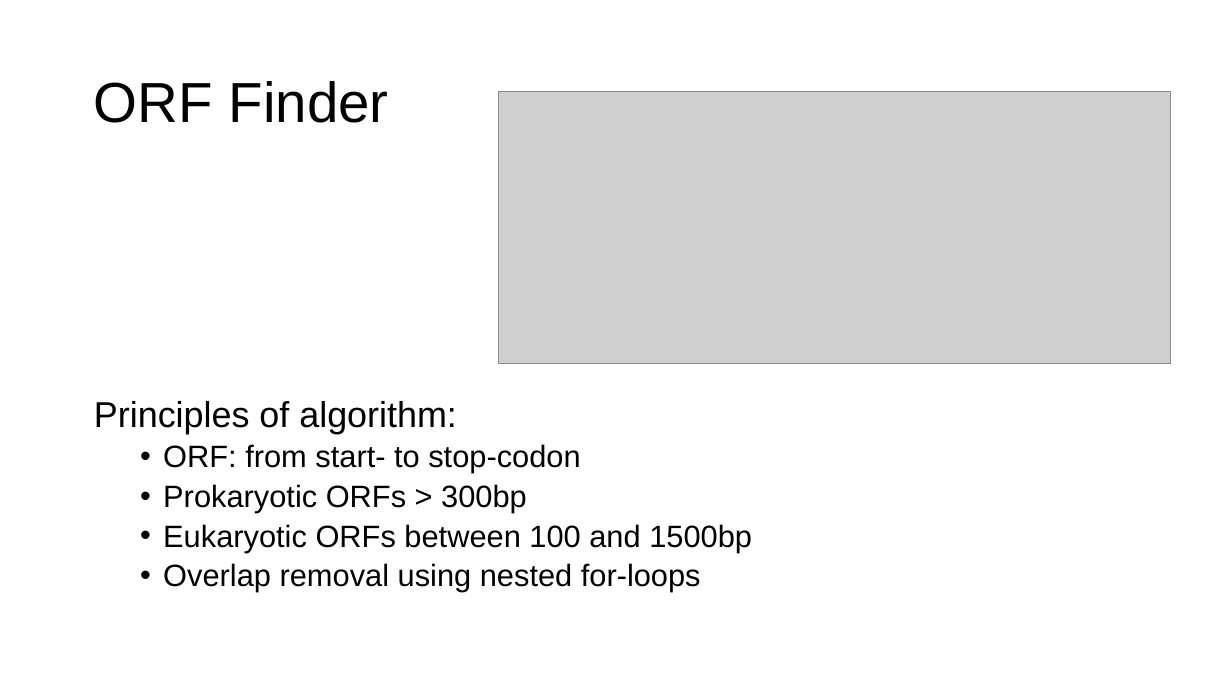
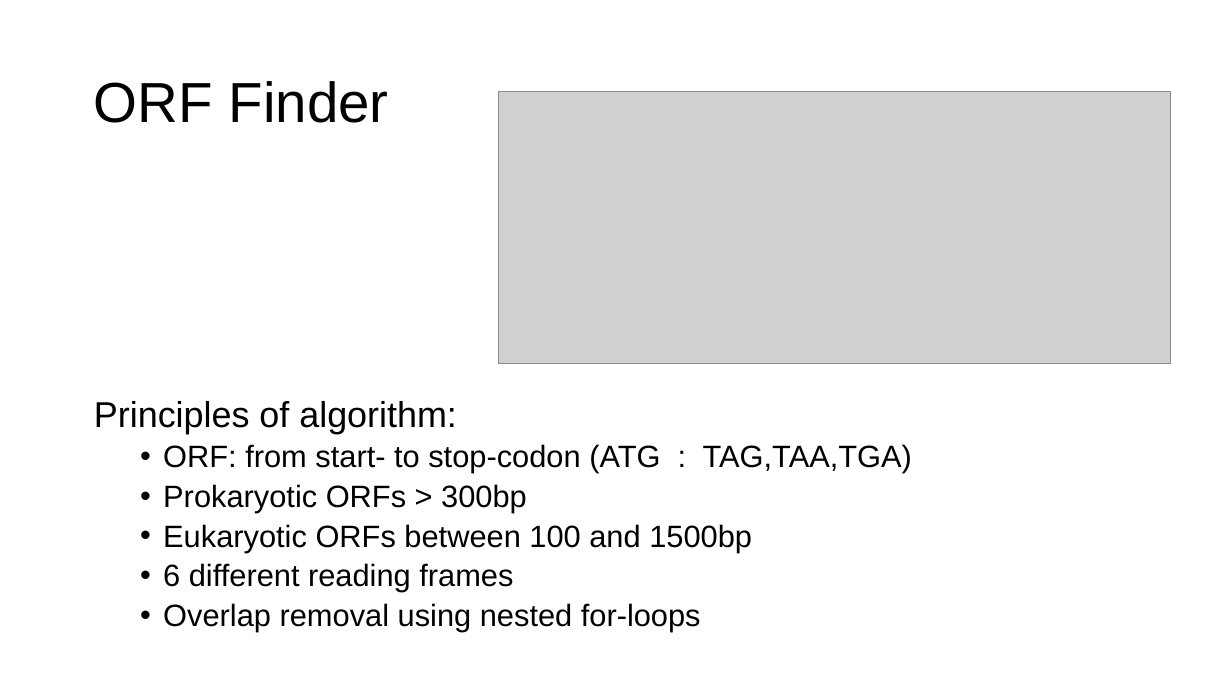
Before and after one commit to maxsenh/comgen, a slide deck: slide 6 of final_project/final_presentation.pptx. Drawn at 1232x693 pixels with LibreOffice and Linux fonts; fonts in the diff are those of the drawing; grey boxes stand for pictures. Boxes give left, top, right and bottom in pixels: in the first picture for what was removed or moved away, otherwise in the second. Text is boxed around its words. In the diff, an @@ line names an element or a change of style, - is before the commit and + after.

```diff
--- a/final_project/final_presentation.pptx
+++ b/final_project/final_presentation.pptx
@@ text at bbox=[163, 444, 912, 473]: text changed @@
-  • ORF: from start- to stop-codon
+  • ORF: from start- to stop-codon (ATG : TAG,TAA,TGA)
@@ text at bbox=[163, 563, 513, 592]: paragraph added @@
+  • 6 different reading frames
```
Also in this commit, not shown: 4 other slides changed, 8 other files.
